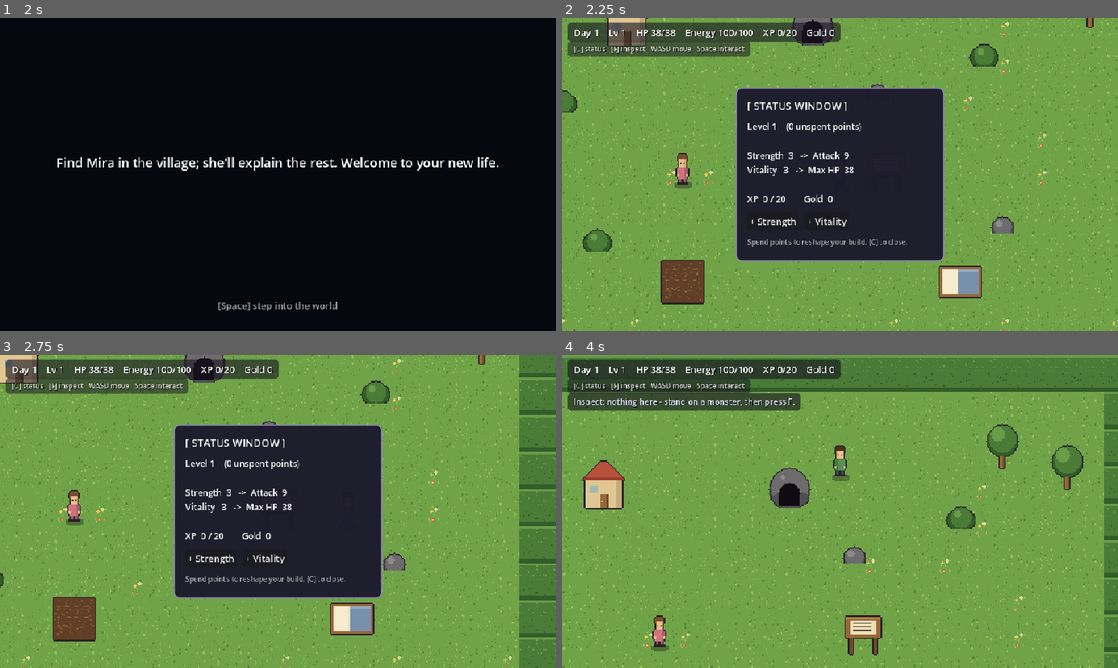
Above: before the commit, frames 1-4 (two rows, left to right).
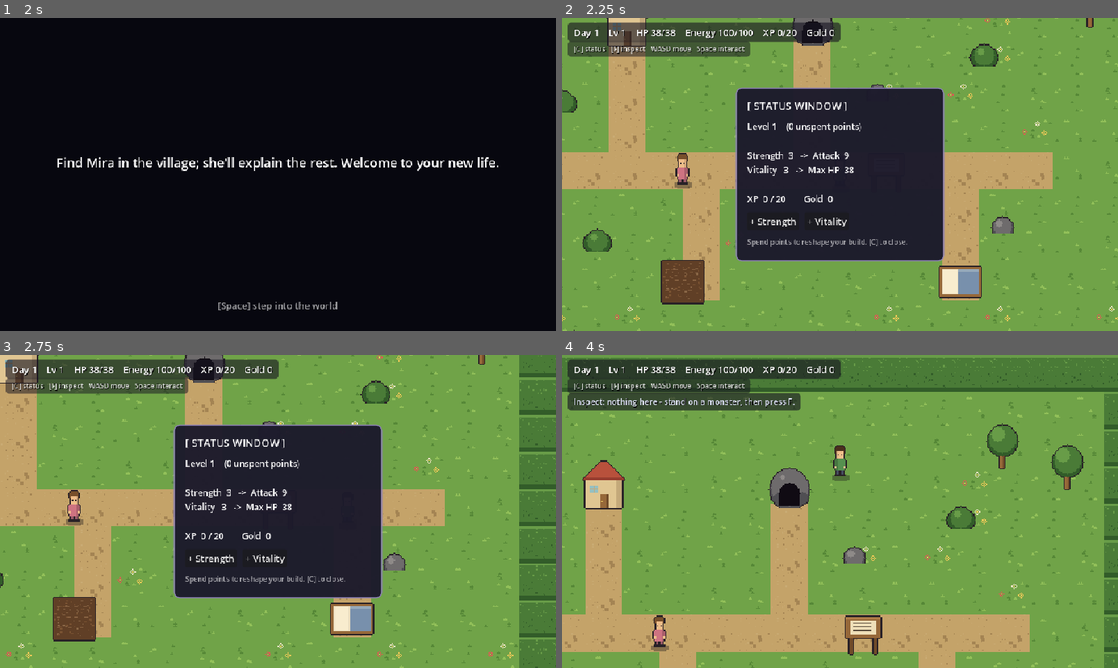
Above: after the commit, the same moments.

Repository: fkenmar/Altiare
Game: Godot game, scene res://scenes/Intro.tscn
The game is run twice, just before and just after one commit, with the same random seed, the same clock (stepped at 60 frames per second) and the same inputs.
Inputs:
- Up to frame 1 (2 s): tap Enter (ui_accept) at 0.5, 0.77, 1.25, 1.52 s; hold D 0.53-1.28 s; tap C at 0.6 s; hold S from 1.28 s (still down); tap F at 1.35 s
- Up to frame 2 (2.25 s): tap Enter (ui_accept) at 2 s; release S at 2.03 s; hold D from 2.03 s (still down); tap C at 2.1 s
- Up to frame 3 (2.75 s): keep holding D
- Up to frame 4 (4 s): release D at 2.78 s; hold W 2.78-3.53 s; tap F at 2.85, 3.5 s; tap Enter (ui_accept) at 3.02, 3.77 s; hold A from 3.53 s (still down); tap C at 3.6 s

Frame 1 is identical in both runs. In frame 2, 17% of the frame differs, in the area x 0-100%, y 0-100%; in frame 3, 15%; in frame 4, 20%, in the area x 0-98%, y 11-100%.

Commit message:
Graphics: dirt-path network connecting buildings, calmer tufted grass, clearer flowers (verified via renders)

Diff:
--- a/scripts/PixelArt.gd
+++ b/scripts/PixelArt.gd
@@ -13,6 +13,9 @@
 const GRASS := Color8(112, 170, 84)
 const GRASS_DK := Color8(86, 142, 64)
 const GRASS_LT := Color8(146, 200, 104)
+
+const PATH := Color8(196, 170, 122)
+const PATH_DK := Color8(164, 138, 96)
 
 const HEDGE := Color8(74, 128, 64)
 const HEDGE_DK := Color8(50, 96, 48)
@@ -93,7 +96,7 @@
 static func ground_tiles(theme: String) -> Array:
 	if theme == "dungeon":
 		return [_stone(0), _stone(1), _stone(2), _rubble(), _dungeon_wall()]
-	return [_grass(0), _grass(1), _grass(2), _grass_flowers(), _hedge()]
+	return [_grass(0), _grass(1), _grass(2), _grass_flowers(), _hedge(), _path(0)]
 
 static func _base_noise(s: int, seed_id: int, base: Color, dk: Color, lt: Color, density: int) -> Image:
 	var img := new_image(s, s)
@@ -107,15 +110,17 @@
 
 static func _grass(variant: int) -> Image:
 	var s := 32
-	var img := _base_noise(s, 1100 + variant, GRASS, GRASS_DK, GRASS_LT, 34)
-	# short vertical blades
-	var rng := _rng(1200 + variant)
-	for i in 14:
-		var x := rng.randi_range(1, s - 2)
-		var y := rng.randi_range(2, s - 3)
-		var c := GRASS_DK if (i % 2 == 0) else GRASS_LT
+	var img := new_image(s, s)
+	rect(img, 0, 0, s, s, GRASS)
+	var rng := _rng(1100 + variant)
+	for i in 7:  # subtle grass-blade tufts (calm, not confetti)
+		var x := rng.randi_range(2, s - 3)
+		var y := rng.randi_range(4, s - 3)
+		var c := GRASS_DK if i % 2 == 0 else GRASS_LT
 		px(img, x, y, c)
-		px(img, x, y + 1, c)
+		px(img, x, y - 1, c)
+		px(img, x - 1, y, c)
+		px(img, x + 1, y, c)
 	return img
 
 static func _grass_flowers() -> Image:
@@ -123,15 +128,29 @@
 	var rng := _rng(1300)
 	var palette := [FLOWER_RED, FLOWER_YEL, FLOWER_WHT]
 	for i in 3:
-		var cx := rng.randi_range(5, 26)
-		var cy := rng.randi_range(5, 26)
+		var cx := rng.randi_range(7, 24)
+		var cy := rng.randi_range(7, 24)
 		var col: Color = palette[i % palette.size()]
-		# 4-petal flower with a centre
-		px(img, cx, cy - 1, col)
-		px(img, cx, cy + 1, col)
-		px(img, cx - 1, cy, col)
-		px(img, cx + 1, cy, col)
+		px(img, cx, cy - 2, col)  # 5px flower: 4 petals + centre
+		px(img, cx, cy + 2, col)
+		px(img, cx - 2, cy, col)
+		px(img, cx + 2, cy, col)
+		px(img, cx - 1, cy - 1, col)
+		px(img, cx + 1, cy - 1, col)
+		px(img, cx - 1, cy + 1, col)
+		px(img, cx + 1, cy + 1, col)
 		px(img, cx, cy, FLOWER_CTR)
+	return img
+
+static func _path(variant: int) -> Image:
+	var s := 32
+	var img := new_image(s, s)
+	rect(img, 0, 0, s, s, PATH)
+	var rng := _rng(1500 + variant)
+	for i in 26:
+		px(img, rng.randi_range(0, s - 1), rng.randi_range(0, s - 1), PATH_DK if i % 2 == 0 else PATH.lightened(0.10))
+	for i in 4:
+		disc(img, rng.randi_range(3, s - 4), rng.randi_range(3, s - 4), 1.5, PATH_DK)
 	return img
 
 static func _hedge() -> Image:
--- a/scripts/Town.gd
+++ b/scripts/Town.gd
@@ -12,6 +12,7 @@
 const TILE_SIZE: int = 32
 const WIDTH: int = 20   # tiles wide
 const HEIGHT: int = 15  # tiles tall
+const PATH_TILE := Vector2i(5, 0)  # atlas index of the dirt-path tile
 
 # Decoration placed clear of the interactables / player spawn: [kind, x, y].
 const DECOR := [
@@ -24,6 +25,7 @@
 
 func _ready() -> void:
 	TileFloorBuilder.build(_ground, WIDTH, HEIGHT, TILE_SIZE, "town")
+	_paint_paths()
 	_scatter_decor()
 	_clamp_camera()
 
@@ -44,6 +46,21 @@
 		s.position = Vector2(item[1], item[2])
 		add_child(s)  # direct child of the y-sorted Town, so it sorts against the player
 
+## Paint a dirt path: a central road (row 7) with spurs to the cottage, dungeon, garden,
+## and bed, so the town reads as a designed village instead of props scattered on a field.
+func _paint_paths() -> void:
+	var cells: Array[Vector2i] = []
+	for x in range(3, 17):
+		cells.append(Vector2i(x, 7))
+	for y in range(4, 7):
+		cells.append(Vector2i(5, y))
+		cells.append(Vector2i(10, y))
+	for y in range(8, 11):
+		cells.append(Vector2i(7, y))
+		cells.append(Vector2i(14, y))
+	for c in cells:
+		_ground.set_cell(c, 0, PATH_TILE)
+
 ## Clamp the player's camera to the map bounds so the cozy 2x zoom never shows the void.
 func _clamp_camera() -> void:
 	var cam := get_node_or_null("Player/Camera2D") as Camera2D
